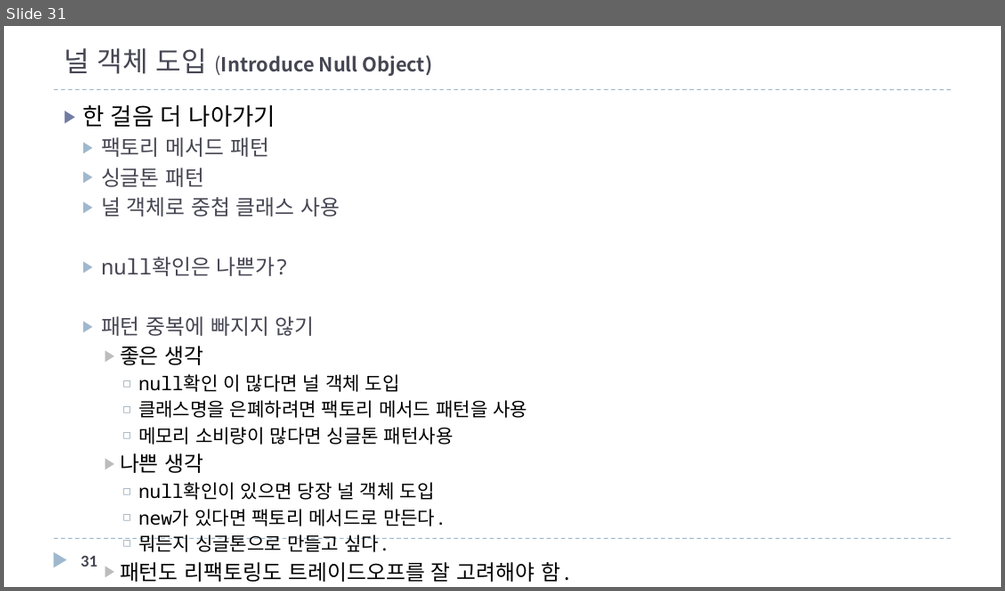
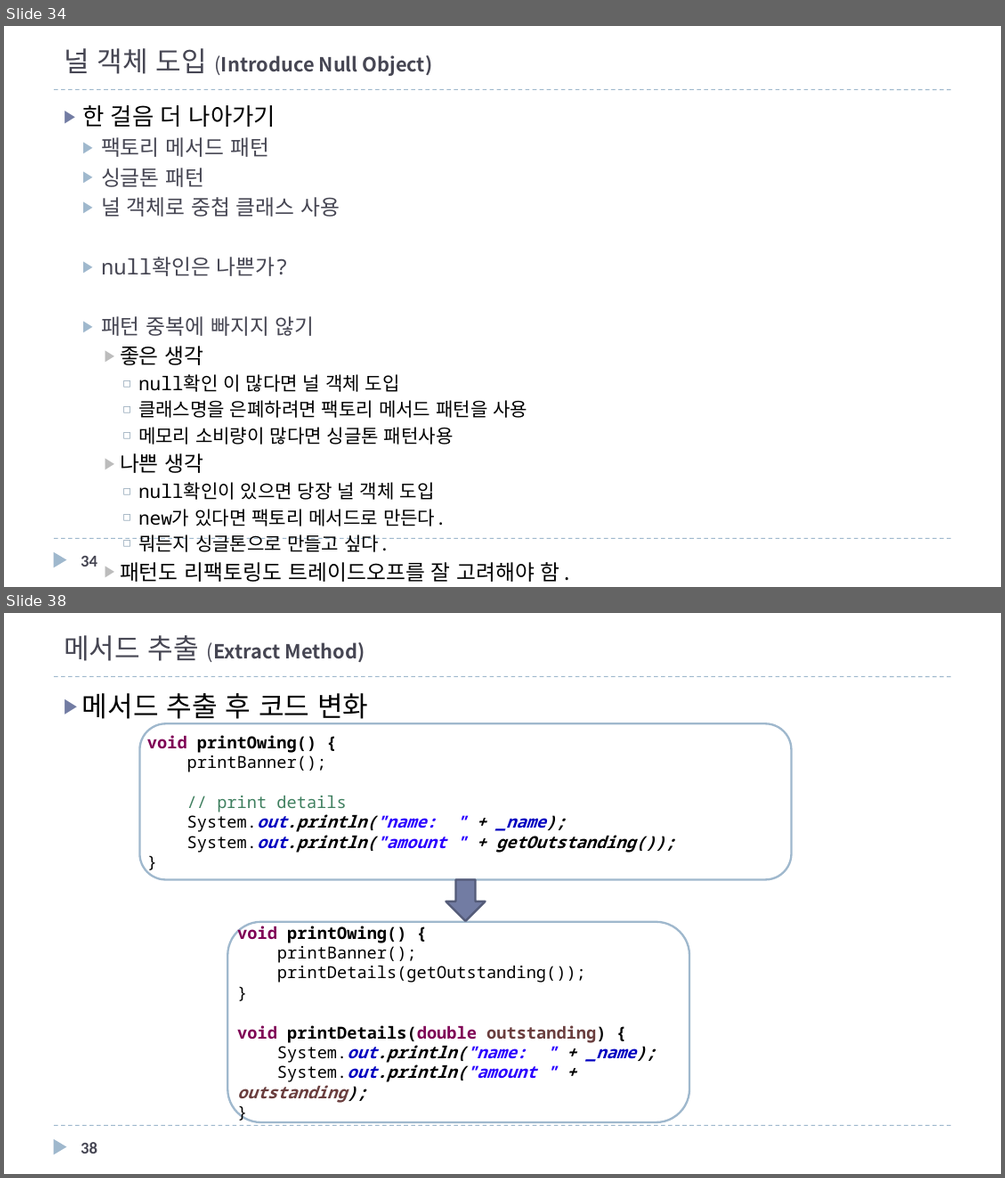
Before and after one commit to mkgungor/refactoring_java, a slide deck: ppt/자바로 배우는 리팩토링 입문.pptx. Shown one above the other, each under a label of ours: slide 31 before the commit, slides 34 and 38 after it; the slides between them are not shown. The pictures are 1005x591 and 1005x1178 pixels, drawn with LibreOffice and Linux fonts; fonts in the diff are those of the drawing. Boxes give left, top, right and bottom in pixels: in the first picture for what was removed or moved away, otherwise in the second. Text is boxed around its words. In the diff, an @@ line names an element or a change of style, - is before the commit and + after.

```diff
--- a/ppt/자바로 배우는 리팩토링 입문.pptx
+++ b/ppt/자바로 배우는 리팩토링 입문.pptx
@@ slide 38 added at box(4, 613, 1001, 1174), background #FFFFFF; not listed: 3 template elements that a slide beside it also shows @@
@@ title added at box(64, 635, 365, 662), 14 pt, text #464653, bold @@
+메서드 추출 (Extract Method)
@@ text added at box(82, 693, 368, 723), 20 pt, text #000000 @@
+▶ 메서드 추출 후 코드 변화
@@ rounded rectangle added at box(139, 723, 792, 879), fill #FFFFFF, outline #9FB8CD 1.5 pt, 12 pt, text #000000, bold, italic @@
+void printOwing() {
+printBanner();
+// print details
+System.out.println("name: " + _name);
+System.out.println("amount " + getOutstanding());
+}
@@ down arrow added at box(445, 879, 485, 920), fill #727CA3, outline #545C79 1.5 pt @@
@@ rounded rectangle added at box(227, 922, 688, 1122), fill #FFFFFF, outline #9FB8CD 1.5 pt, 12 pt, text #000000, bold @@
+void printOwing() {
+printBanner();
+printDetails(getOutstanding());
+}
+void printDetails(double outstanding) {
+System.out.println("name: " + _name);
+System.out.println("amount " + outstanding);
+}
@@ page number added at box(81, 1142, 97, 1153), 12 pt, text #464653, bold @@
+38
@@ what was slide 31 is now slide 34 @@
@@ page number at box(81, 556, 97, 566): text changed @@
-31
+34
```
Also in this commit, not shown: 4 slides changed, 30 other slides added, 1 slide removed, 1 other file.
